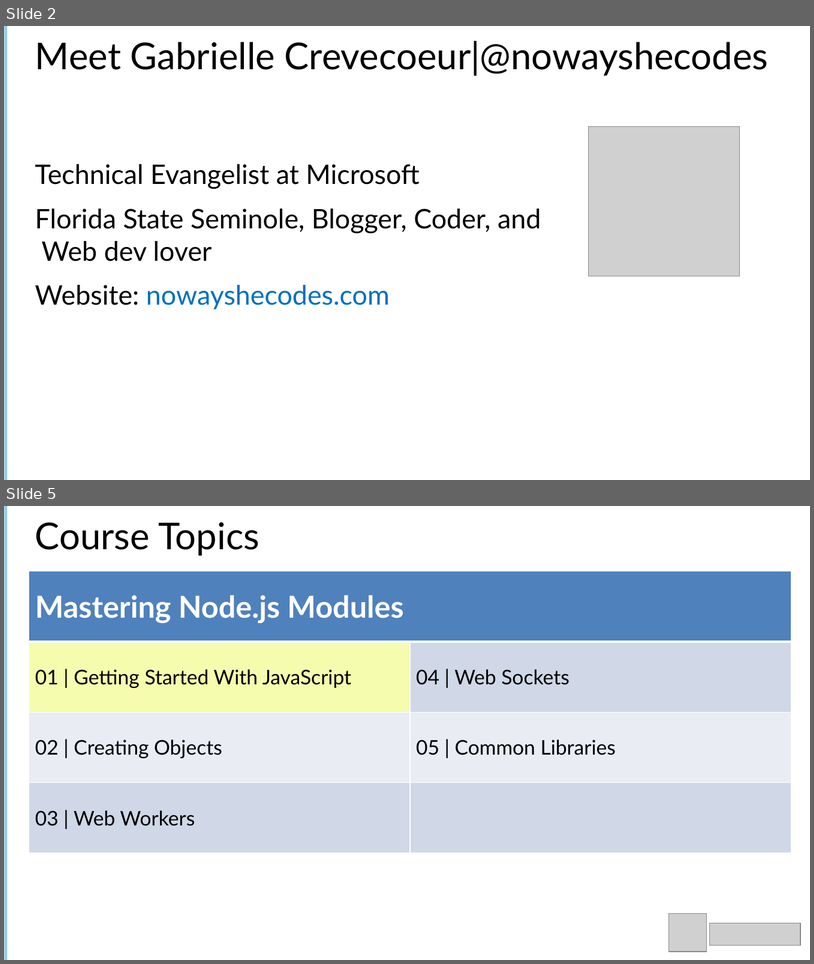
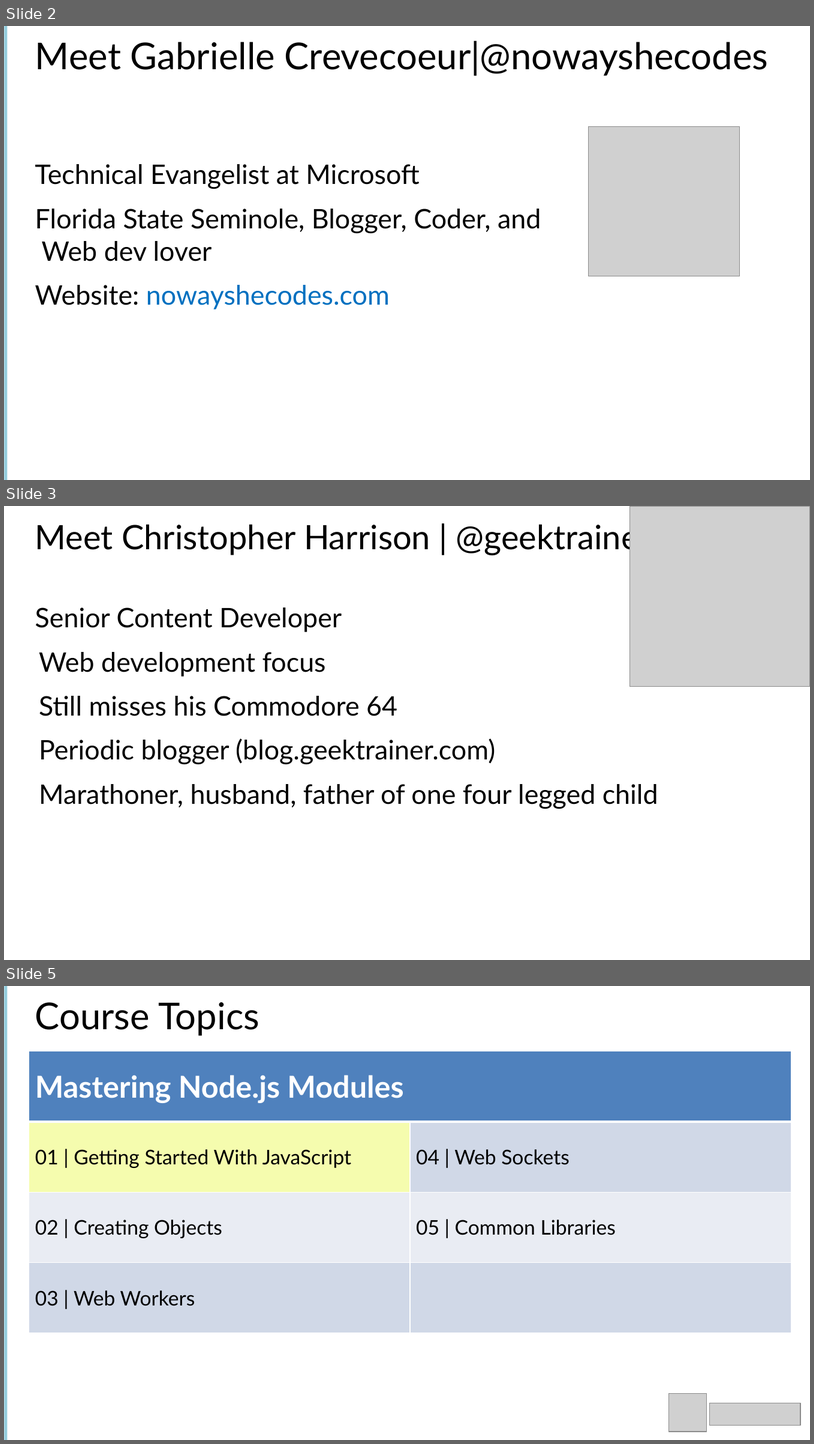
Before and after one commit to Amart85/JavaScript-Experienced-Developers, a slide deck: Slides/Module 1 -Getting Started With JavaScript.pptx. Shown one above the other, each under a label of ours: slides 2 and 5 before the commit, slides 2, 3 and 5 after it; the slides between them are not shown. The pictures are 814x964 and 814x1444 pixels, drawn with LibreOffice and Linux fonts; fonts in the diff are those of the drawing; grey boxes stand for pictures. Boxes give left, top, right and bottom in pixels: in the first picture for what was removed or moved away, otherwise in the second. Text is boxed around its words. In the diff, an @@ line names an element or a change of style, - is before the commit and + after.

```diff
--- a/Slides/Module 1 -Getting Started With JavaScript.pptx
+++ b/Slides/Module 1 -Getting Started With JavaScript.pptx
@@ slide 3 added at box(4, 506, 810, 960), background #FFFFFF @@
@@ title added at box(35, 520, 651, 555), 40 pt, text #000000 @@
+Meet Christopher Harrison | @geektrainer
@@ picture added at box(630, 506, 810, 686) @@
@@ text added at box(35, 607, 659, 809), 32 pt, text #000000 @@
+Senior Content Developer
+Web development focus
+Still misses his Commodore 64
+Periodic blogger (blog.geektrainer.com)
+Marathoner, husband, father of one four legged child
```
Also in this commit, not shown: 1 slide changed, 1 slide removed.
